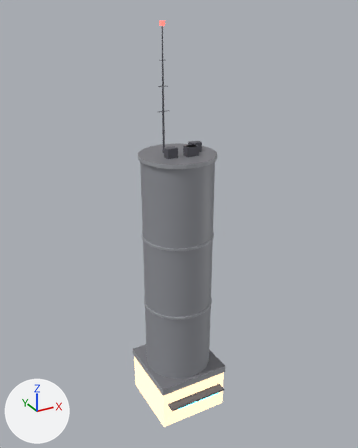
A saved change to the glTF model assets/future/models/neon_city/s10_round.glb.
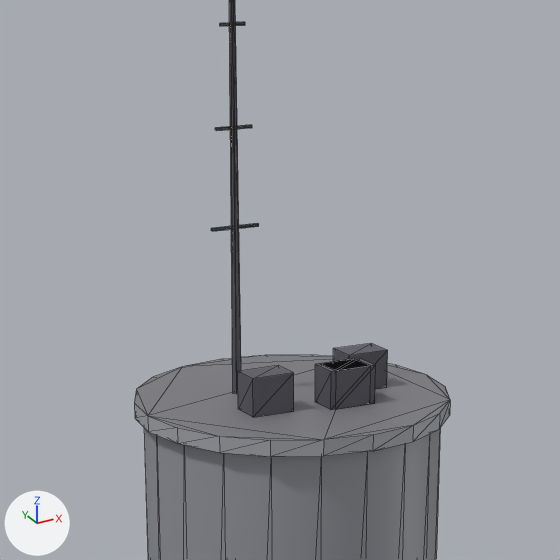
Each version is shown whole from a camera (50 mm lens) standing at (-29.0, -53.0, 55.4) and looking at (0.3, 0.2, 28.8), then close up on the part from 29% to 68% of the width and 12% to 44% of the height. The lights are fixed; the arrows at lower left show +X, +Y and +Z. The last two pictures show the newer version. The close-ups show mesh edges as thin lines. Vertices at exactly the same position are counted once.

The first close-up shows 's10_round'.
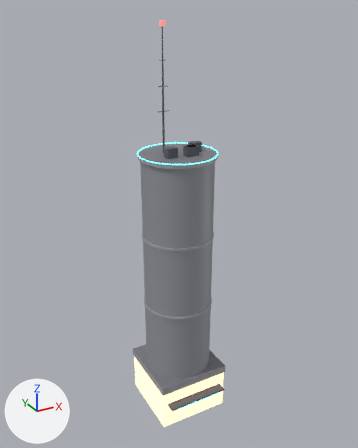
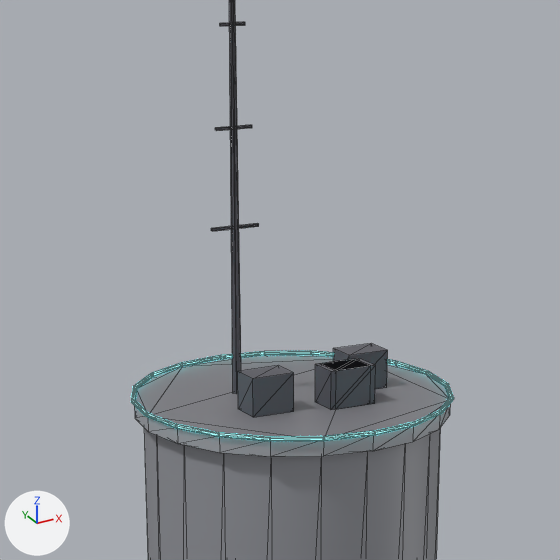
Boxes (x1, y1, x2, y2) around the edits, measured in the close-ups (560 x 560 px):
's10_round', reshaped: before (134, 0, 450, 560); after (131, 0, 454, 560)
part 1 of me_s10_round, added: after (131, 351, 454, 441)

The change in detail:
me_s10_round is used by ob_s10_round; location (0.0, 0.0, 0.0).
me_s10_round had 268 vertices, 442 faces and spanned x -5.2..5.2, y -6.3..5.2, z 0.0..53.8.
me_s10_round now has 476 vertices, 850 faces and spans x -5.2..5.2, y -6.3..5.2, z 0.0..53.8.
me_s10_round part 1: a new loose piece of 204 vertices spanning x -5.1..5.1, y -5.1..5.1, z 38.5..38.6, in mat_neon_c (cyan #6cf9ff, glowing cyan #6cf9ff).
Other edits to the shape of me_s10_round do not show in these pictures.
